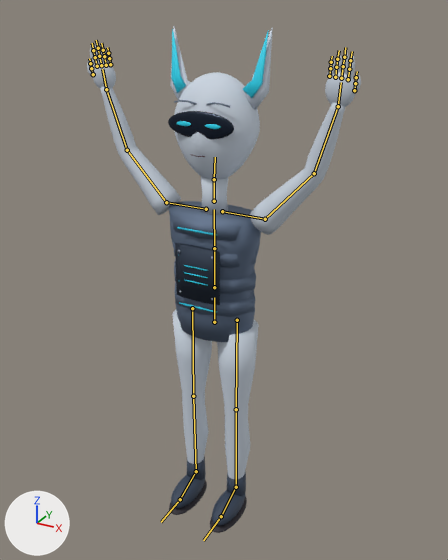
A saved change to the glTF model output/anime-rigged-catalog-v3/bolt/model.glb.
Before and after are seen from a 50 mm lens placed at (0.948, -1.658, 1.785), pointed at (0.019, 0.031, 0.941). Lighting does not change. The marker at lower left points along +X, +Y and +Z. The older version comes first. Both versions are drawn at frame 33 of the action 'achievement'; the numbers are the values there. The bones that bend it are drawn over the model as lines.

The first picture shows 'Bolt.SkinnedMesh'.
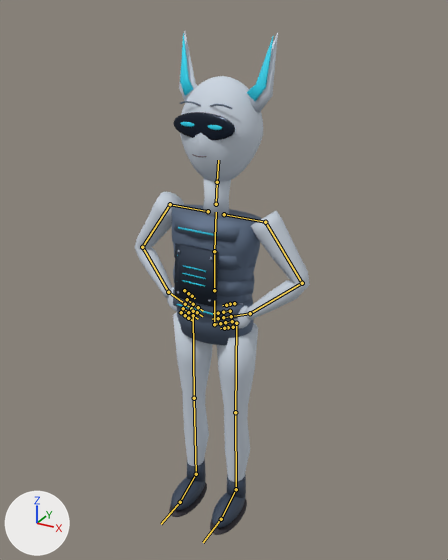
The change, as JSON lines over the scene's bpy script:
```json
{"block": "bone_rig_object", "where": "bone_rig_object = bpy.data.objects['Rig']  # the whole rig 'Rig'"}
{"op": "set", "path": "bone_rig_object.location", "old": "(0.0, 0.0, 0.0)", "new": "(0.0, 0.0, -0.011)"}
{"block": "bone_hips", "where": "bone_hips = bpy.data.objects['Rig'].pose.bones['hips']"}
{"op": "set", "path": "bone_hips.rotation_quaternion", "old": "(1.0, 0.0, 0.0, 0.0)", "new": "(1.0, 0.0, -0.017, 0.0)", "note": "degrees (0, 0, 0) -> degrees (0, -2, 0)"}
{"block": "bone_chest", "where": "bone_chest = bpy.data.objects['Rig'].pose.bones['chest']  # child of 'spine'"}
{"op": "set", "path": "bone_chest.rotation_quaternion", "old": "(1.0, 0.0, 0.0, 0.0)", "new": "(0.999, -0.035, 0.0, 0.0)", "note": "degrees (0, 0, 0) -> degrees (-4, 0, 0)"}
{"block": "bone_head", "where": "bone_head = bpy.data.objects['Rig'].pose.bones['head']  # child of 'neck'"}
{"op": "set", "path": "bone_head.rotation_quaternion", "old": "(1.0, -0.03, 0.0, 0.0)", "new": "(0.999, -0.024, -0.022, -0.001)", "note": "degrees (-3, 0, 0) -> degrees (-3, -2, 0)"}
{"block": "bone_leftupperarm", "where": "bone_leftupperarm = bpy.data.objects['Rig'].pose.bones['leftUpperArm']  # child of 'leftShoulder'"}
{"op": "set", "path": "bone_leftupperarm.location", "old": "(0.003, 0.0, 0.0)", "new": "(0.0, 0.0, 0.0)"}
{"op": "set", "path": "bone_leftupperarm.rotation_quaternion", "old": "(0.918, 0.398, 0.005, -0.002)", "new": "(0.892, -0.45, 0.0, 0.047)", "note": "degrees (47, 1, 0) -> degrees (-53, 2, 5)"}
{"block": "bone_leftlowerarm", "where": "bone_leftlowerarm = bpy.data.objects['Rig'].pose.bones['leftLowerArm']  # child of 'leftUpperArm'"}
{"op": "set", "path": "bone_leftlowerarm.rotation_quaternion", "old": "(0.975, 0.222, -0.012, -0.029)", "new": "(0.718, -0.681, 0.0, -0.143)", "note": "degrees (26, -1, -4) -> degrees (-86, -11, -12)"}
{"block": "bone_lefthand", "where": "bone_lefthand = bpy.data.objects['Rig'].pose.bones['leftHand']  # child of 'leftLowerArm'"}
{"op": "set", "path": "bone_lefthand.rotation_quaternion", "old": "(0.994, 0.1, -0.019, -0.031)", "new": "(0.981, -0.167, 0.0, 0.1)", "note": "degrees (12, -2, -4) -> degrees (-19, 2, 11)"}
{"block": "bone_rightupperarm", "where": "bone_rightupperarm = bpy.data.objects['Rig'].pose.bones['rightUpperArm']  # child of 'rightShoulder'"}
{"op": "set", "path": "bone_rightupperarm.location", "old": "(-0.003, 0.0, 0.0)", "new": "(0.0, 0.0, 0.0)"}
{"op": "set", "path": "bone_rightupperarm.rotation_quaternion", "old": "(0.918, 0.398, -0.005, 0.002)", "new": "(0.892, -0.45, 0.0, -0.047)", "note": "degrees (47, -1, 0) -> degrees (-53, -2, -5)"}
{"block": "bone_rightlowerarm", "where": "bone_rightlowerarm = bpy.data.objects['Rig'].pose.bones['rightLowerArm']  # child of 'rightUpperArm'"}
{"op": "set", "path": "bone_rightlowerarm.rotation_quaternion", "old": "(0.975, 0.222, 0.012, 0.029)", "new": "(0.718, -0.681, 0.0, 0.143)", "note": "degrees (26, 1, 4) -> degrees (-86, 11, 12)"}
{"block": "bone_righthand", "where": "bone_righthand = bpy.data.objects['Rig'].pose.bones['rightHand']  # child of 'rightLowerArm'"}
{"op": "set", "path": "bone_righthand.rotation_quaternion", "old": "(0.994, 0.1, 0.019, 0.031)", "new": "(0.981, -0.167, 0.0, -0.1)", "note": "degrees (12, 2, 4) -> degrees (-19, -2, -11)"}
{"block": "bone_leftfoot", "where": "bone_leftfoot = bpy.data.objects['Rig'].pose.bones['leftFoot']  # child of 'leftLowerLeg'"}
{"op": "set", "path": "bone_leftfoot.rotation_quaternion", "old": "(1.0, 0.0, 0.0, 0.0)", "new": "(1.0, -0.002, 0.0, -0.016)", "note": "degrees (0, 0, 0) -> degrees (0, 0, -2)"}
{"block": "bone_rightfoot", "where": "bone_rightfoot = bpy.data.objects['Rig'].pose.bones['rightFoot']  # child of 'rightLowerLeg'"}
{"op": "set", "path": "bone_rightfoot.rotation_quaternion", "old": "(1.0, 0.0, 0.0, 0.0)", "new": "(1.0, 0.002, 0.0, -0.017)", "note": "degrees (0, 0, 0) -> degrees (0, 0, -2)"}
```

What differs and where, as boxes [x1, y1, x2, y2] in the pictures (448 x 560 px):
```json
{"object": "Bolt.SkinnedMesh", "change": "posed", "before": [87, 26, 361, 533], "after": [134, 32, 310, 535], "on screen": "36% narrower"}
{"bone": "hips", "before": "(214, 322) to (214, 297)", "after": "(214, 324) to (214, 300)"}
{"bone": "chest", "before": "(214, 248) to (214, 209)", "after": "(214, 251) to (216, 212)"}
{"bone": "head", "before": "(214, 179) to (215, 157)", "after": "(217, 182) to (218, 160)"}
{"bone": "leftUpperArm", "before": "(265, 219) to (314, 173)", "after": "(265, 222) to (302, 283)"}
{"bone": "leftLowerArm", "before": "(314, 173) to (338, 106)", "after": "(302, 283) to (250, 313)"}
{"bone": "leftHand", "before": "(338, 106) to (341, 82)", "after": "(250, 313) to (233, 316)"}
{"bone": "rightUpperArm", "before": "(166, 202) to (127, 150)", "after": "(170, 204) to (142, 247)"}
{"bone": "rightLowerArm", "before": "(127, 150) to (106, 89)", "after": "(142, 247) to (168, 292)"}
{"bone": "rightHand", "before": "(106, 89) to (102, 69)", "after": "(168, 292) to (182, 302)"}
{"bone": "leftFoot", "before": "(236, 487) to (221, 516)", "after": "(236, 489) to (221, 519)"}
{"bone": "rightFoot", "before": "(196, 471) to (180, 499)", "after": "(196, 474) to (180, 502)"}
```
